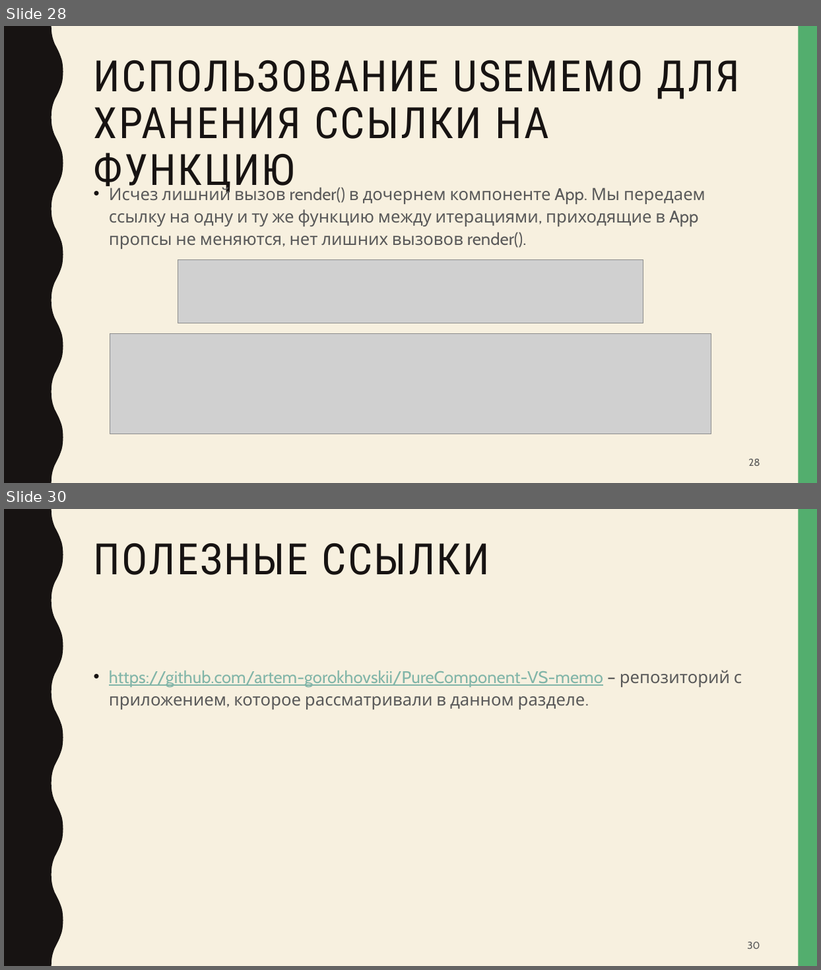
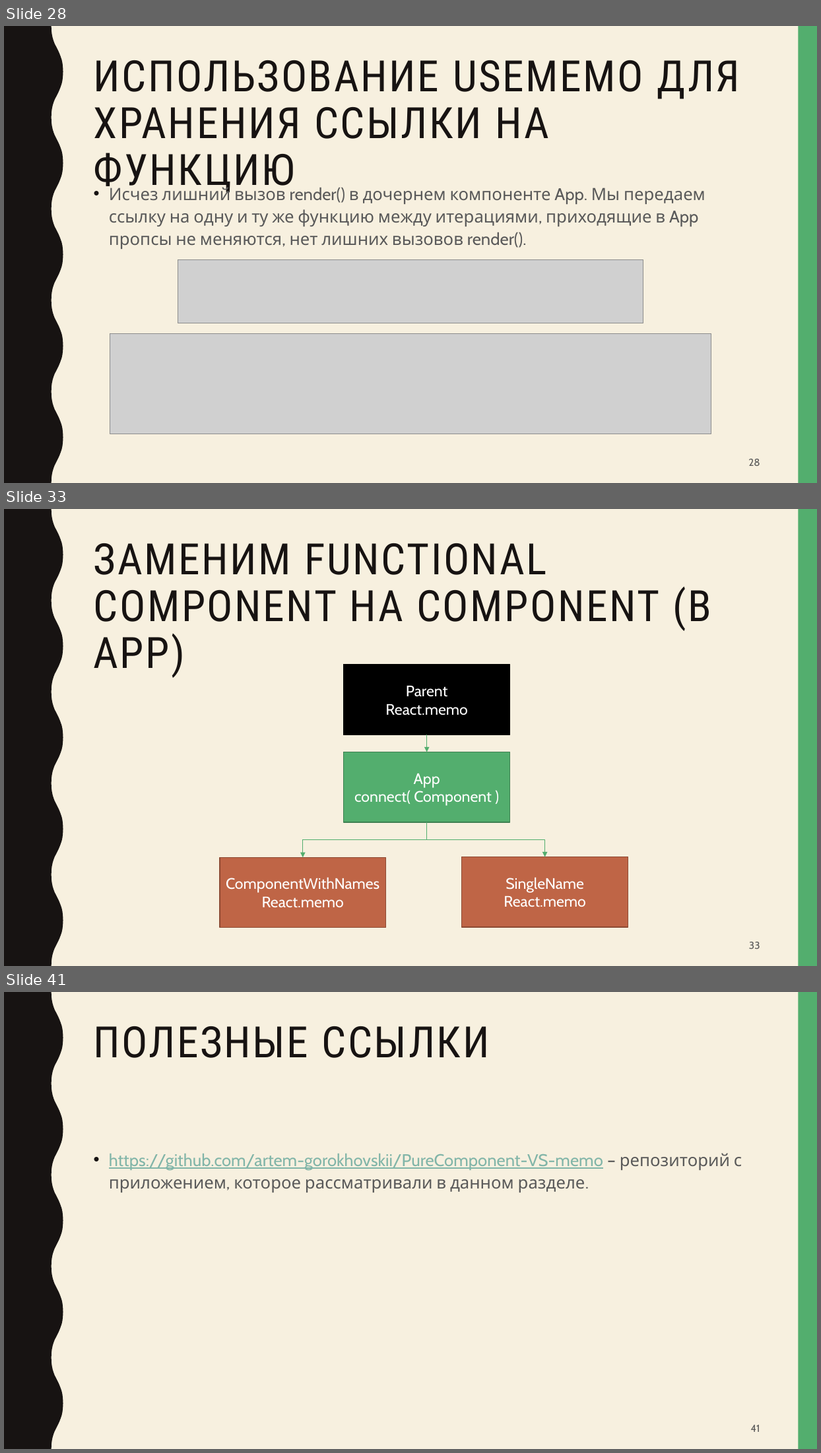
Before and after one commit to artem-gorokhovskii/PureComponent-VS-memo, a slide deck: PureComponent-vs-memo.pptx. Shown one above the other, each under a label of ours: slides 28 and 30 before the commit, slides 28, 33 and 41 after it; the slides between them are not shown. The pictures are 821x970 and 821x1453 pixels, drawn with LibreOffice and Linux fonts; fonts in the diff are those of the drawing; grey boxes stand for pictures. Boxes give left, top, right and bottom in pixels: in the first picture for what was removed or moved away, otherwise in the second. Text is boxed around its words. In the diff, an @@ line names an element or a change of style, - is before the commit and + after.

Commit message:
added connect

```diff
--- a/PureComponent-vs-memo.pptx
+++ b/PureComponent-vs-memo.pptx
@@ slide 33 added at (x1=4, y1=509, x2=817, y2=966), background #F7F0DF; not listed: 2 template elements that a slide beside it also shows @@
@@ title added at (x1=94, y1=543, x2=712, y2=678), 51 pt, text #171312 @@
+ЗАМЕНИМ FUNCTIONAL COMPONENT НА COMPONENT (В APP)
@@ rectangle added at (x1=344, y1=665, x2=510, y2=735), fill #000000, outline #000000 1 pt, 18 pt, text #FFFFFF @@
+Parent
+React.memo
@@ arrow added from (426, 735) to (426, 753), #53AE6E 0.5 pt @@
@@ rectangle added at (x1=344, y1=753, x2=510, y2=823), fill #53AE6E, outline #3D8151 1 pt, 18 pt, text #FFFFFF @@
+App
+connect( Component )
@@ elbow arrow added from (426, 823) to (303, 858), #53AE6E 0.5 pt @@
@@ elbow arrow added from (426, 823) to (545, 857), #53AE6E 0.5 pt @@
@@ rectangle added at (x1=220, y1=858, x2=386, y2=928), fill #BF6546, outline #8D4B34 1 pt, 18 pt, text #FFFFFF @@
+ComponentWithNames
+React.memo
@@ rectangle added at (x1=462, y1=857, x2=628, y2=927), fill #BF6546, outline #8D4B34 1 pt, 18 pt, text #FFFFFF @@
+SingleName
+React.memo
@@ page number added at (x1=749, y1=942, x2=760, y2=949), 12 pt, text #595959 @@
+33
@@ what was slide 30 is now slide 41 @@
@@ page number at (x1=751, y1=1425, x2=760, y2=1432): text changed @@
-30
+41
```
Also in this commit, not shown: 1 slide changed, 10 other slides added, 4 other files.
